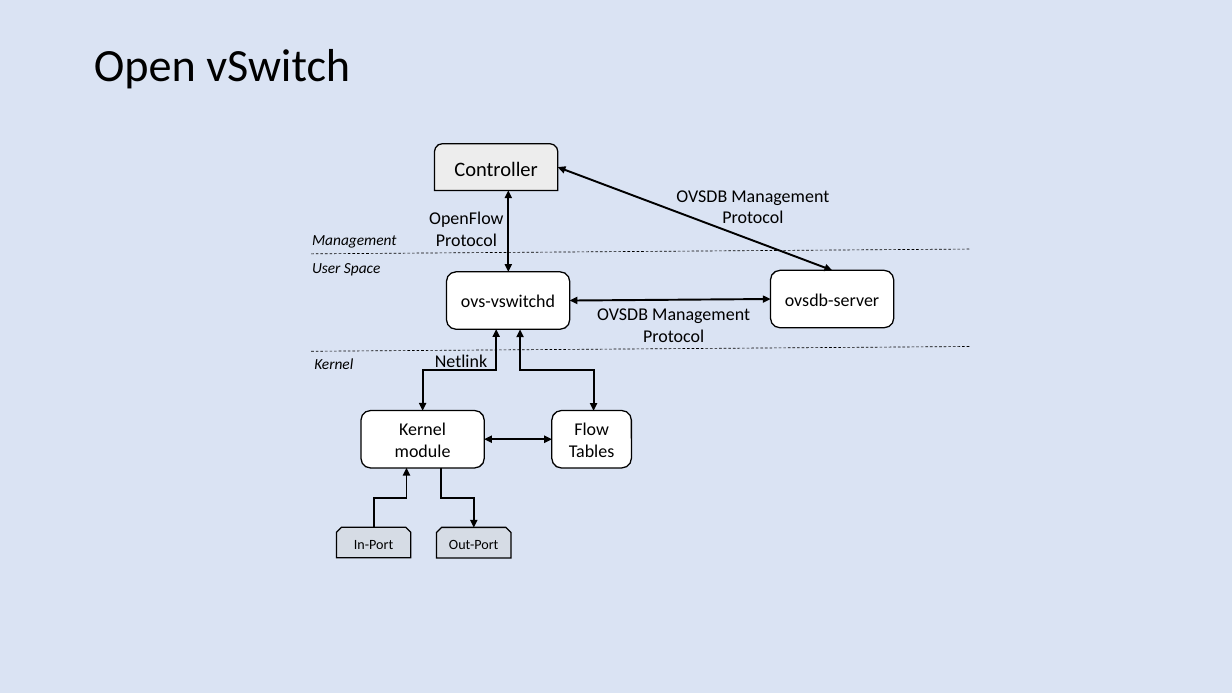
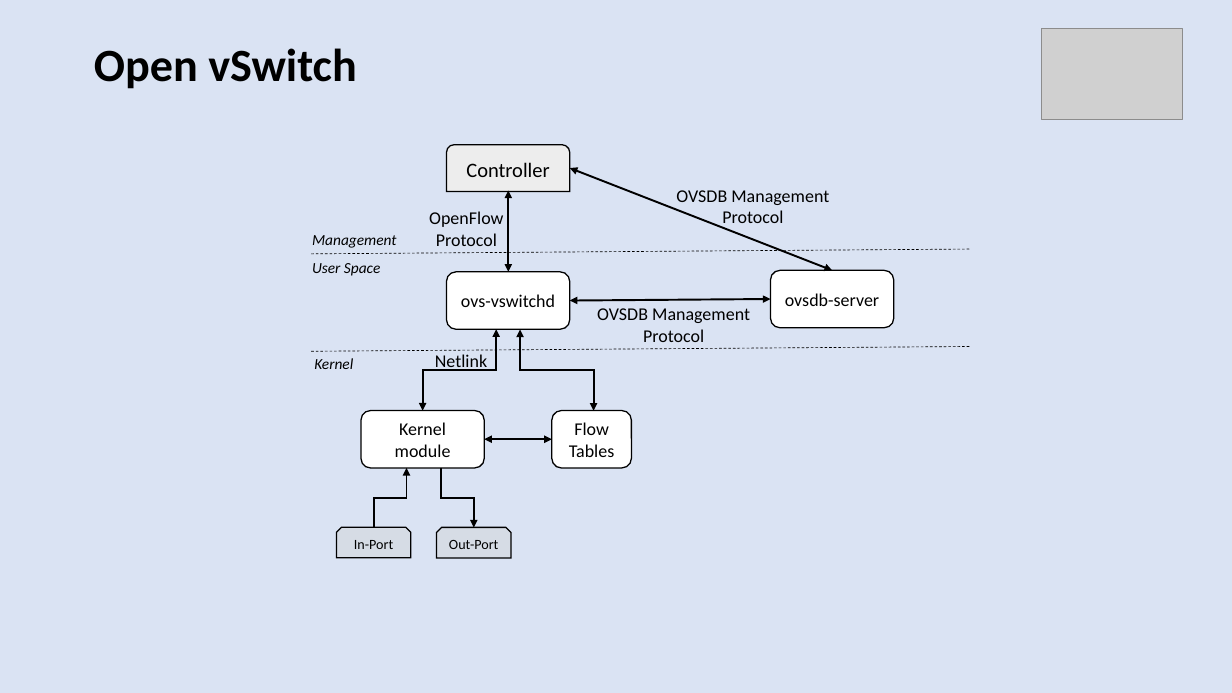
Before and after one commit to harshal-vaze/Software-Defined-Networking-with-ONOS, a slide deck: slide 11 of Thesis.pptx (slide 10 before the commit). Drawn at 1232x693 pixels with LibreOffice and Linux fonts; fonts in the diff are those of the drawing; grey boxes stand for pictures. Boxes give left, top, right and bottom in pixels: in the first picture for what was removed or moved away, otherwise in the second. Text is boxed around its words. In the diff, an @@ line names an element or a change of style, - is before the commit and + after.

```diff
--- a/Thesis.pptx
+++ b/Thesis.pptx
@@ picture added at <box>1042,29,1182,120</box> @@
@@ text "Open vSwitch" at <box>94,48,356,89</box>: bold on @@
@@ round same rect "Controller": place and size @@
-round same rect "Controller" at <box>434,144,557,191</box>
+round same rect "Controller" at <box>446,145,569,192</box>
@@ double arrow moved from (558, 167) - (833, 271) to (570, 168) - (833, 271) @@
```
Also in this commit, not shown: 16 other slides changed, 3 slides added, 6 slides removed, 1 other file.
